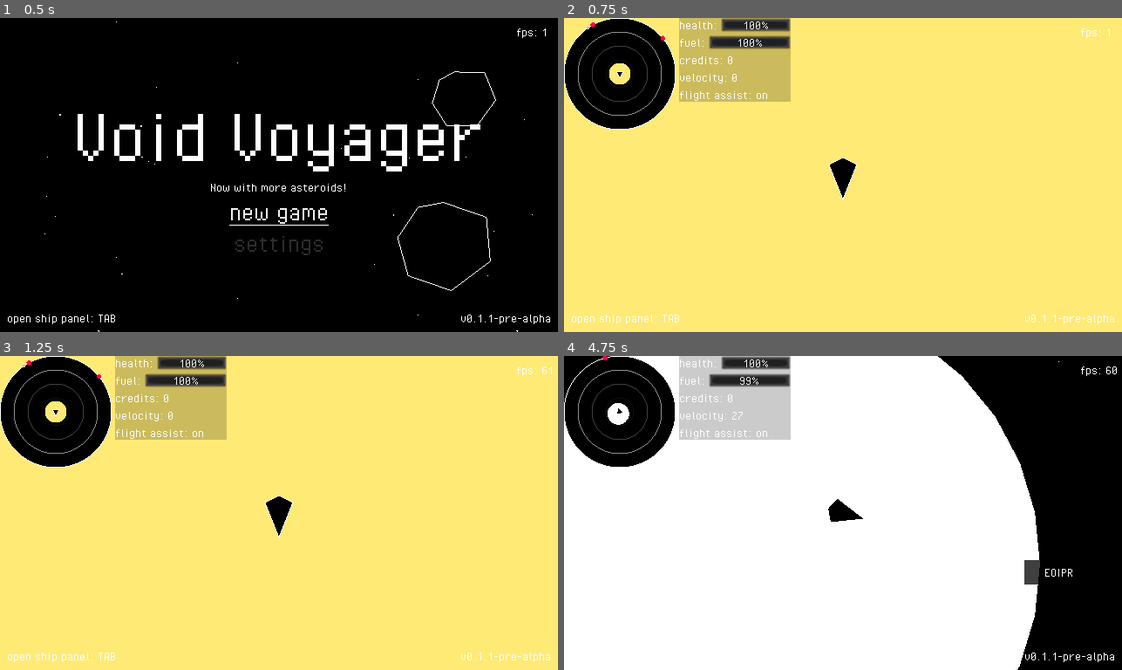
Above: before the commit, frames 1-4 (two rows, left to right).
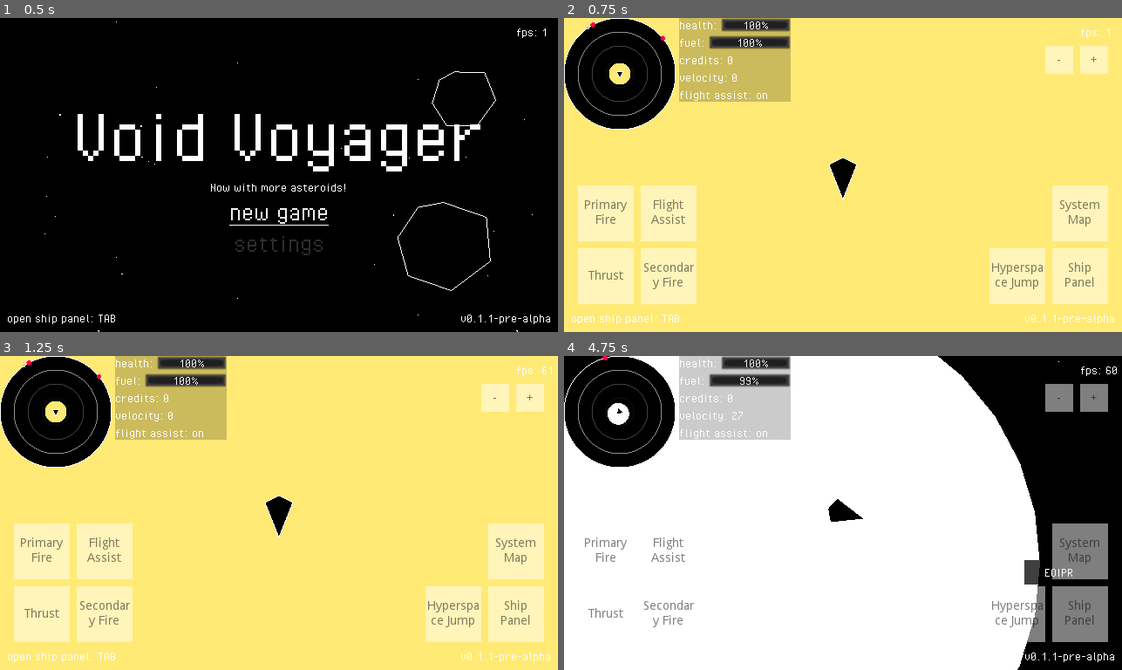
Above: after the commit, the same moments.

Repository: fossqueen/void-voyager-old
Game: Godot game, scene res://main.tscn
Two runs of this game, one before a commit and one after it. Both use one fixed random seed, a clock stepped at 60 frames per second and the inputs below.
Inputs (mouse positions are in pixels of both pictures, inside the frame that each line leads up to):
- Up to frame 1 (0.5 s): no input
- Up to frame 2 (0.75 s): click "new game" at 0.5 s
- Up to frame 3 (1.25 s): no input
- Up to frame 4 (4.75 s): tap Enter at 1.25 s; move the mouse to (843, 513) at 1.27 s; hold W (thrust) 1.28-2.03 s; tap Space (flight_assist) at 1.35, 2.75 s; tap J (hyperspace) at 1.55, 2.1 s; move the mouse to (731, 528) at 2.02 s; right-click (731, 528) at 2.3 s; move the mouse to (898, 443) at 2.77 s; hold W (thrust) 2.78-4.28 s; right-click (898, 443) at 2.85 s; tap Tab (ship_panel) at 3.05, 3.6 s; move the mouse to (815, 575) at 3.52 s; tap = (zoom_in) at 3.8 s; move the mouse to (1010, 560) at 4.27 s; hold = (zoom_in) from 4.28 s (still down); tap - (zoom_out) at 4.55 s

Frame 1 is identical in both runs. In frame 2, 13% of the frame differs, in the area x 2-98%, y 8-92%; in frame 3, 13%; in frame 4, 5.5%.

Commit message:
Testing touch controls

Diff:
--- a/player/player.tscn
+++ b/player/player.tscn
@@ -50,6 +50,18 @@
 [sub_resource type="Theme" id=5]
 default_font = SubResource( 4 )
 
+[sub_resource type="DynamicFont" id=7]
+font_data = ExtResource( 6 )
+
+[sub_resource type="Theme" id=8]
+default_font = SubResource( 7 )
+
+[sub_resource type="RectangleShape2D" id=6]
+extents = Vector2( 32, 32 )
+
+[sub_resource type="RectangleShape2D" id=9]
+extents = Vector2( 16, 16 )
+
 [node name="Player" type="RigidBody2D"]
 z_index = 2
 mass = 25000.0
@@ -95,7 +107,241 @@
 margin_left = 132.0
 margin_right = 260.0
 margin_bottom = 68.0
+mouse_filter = 2
 theme = SubResource( 5 )
+
+[node name="TouchButtons" type="Control" parent="UI"]
+margin_right = 40.0
+margin_bottom = 40.0
+theme = SubResource( 8 )
+
+[node name="TouchScreenButton" type="TouchScreenButton" parent="UI/TouchButtons"]
+position = Vector2( 48, 296 )
+shape = SubResource( 6 )
+shape_centered = false
+action = "thrust"
+visibility_mode = 1
+
+[node name="Polygon2D" type="Polygon2D" parent="UI/TouchButtons/TouchScreenButton"]
+modulate = Color( 1, 1, 1, 0.5 )
+position = Vector2( -32, -32 )
+polygon = PoolVector2Array( 0, 0, 64, 0, 64, 64, 0, 64 )
+
+[node name="Label" type="Label" parent="UI/TouchButtons/TouchScreenButton/Polygon2D"]
+anchor_left = 0.5
+anchor_top = 0.5
+anchor_right = 0.5
+anchor_bottom = 0.5
+margin_right = 64.0
+margin_bottom = 64.0
+custom_colors/font_color = Color( 0, 0, 0, 1 )
+text = "Thrust"
+align = 1
+valign = 1
+
+[node name="TouchScreenButton2" type="TouchScreenButton" parent="UI/TouchButtons"]
+position = Vector2( 48, 224 )
+shape = SubResource( 6 )
+shape_centered = false
+action = "primary_fire"
+visibility_mode = 1
+
+[node name="Polygon2D" type="Polygon2D" parent="UI/TouchButtons/TouchScreenButton2"]
+modulate = Color( 1, 1, 1, 0.5 )
+position = Vector2( -32, -32 )
+polygon = PoolVector2Array( 0, 0, 64, 0, 64, 64, 0, 64 )
+
+[node name="Label" type="Label" parent="UI/TouchButtons/TouchScreenButton2/Polygon2D"]
+anchor_left = 0.5
+anchor_top = 0.5
+anchor_right = 0.5
+anchor_bottom = 0.5
+margin_right = 64.0
+margin_bottom = 64.0
+custom_colors/font_color = Color( 0, 0, 0, 1 )
+text = "Primary Fire"
+align = 1
+valign = 1
+autowrap = true
+
+[node name="TouchScreenButton7" type="TouchScreenButton" parent="UI/TouchButtons"]
+position = Vector2( 120, 224 )
+shape = SubResource( 6 )
+shape_centered = false
+action = "flight_assist"
+visibility_mode = 1
+
+[node name="Polygon2D" type="Polygon2D" parent="UI/TouchButtons/TouchScreenButton7"]
+modulate = Color( 1, 1, 1, 0.5 )
+position = Vector2( -32, -32 )
+polygon = PoolVector2Array( 0, 0, 64, 0, 64, 64, 0, 64 )
+
+[node name="Label" type="Label" parent="UI/TouchButtons/TouchScreenButton7/Polygon2D"]
+anchor_left = 0.5
+anchor_top = 0.5
+anchor_right = 0.5
+anchor_bottom = 0.5
+margin_right = 64.0
+margin_bottom = 64.0
+custom_colors/font_color = Color( 0, 0, 0, 1 )
+text = "Flight Assist"
+align = 1
+valign = 1
+autowrap = true
+
+[node name="TouchScreenButton3" type="TouchScreenButton" parent="UI/TouchButtons"]
+position = Vector2( 120, 296 )
+shape = SubResource( 6 )
+shape_centered = false
+action = "secondary_fire"
+visibility_mode = 1
+
+[node name="Polygon2D" type="Polygon2D" parent="UI/TouchButtons/TouchScreenButton3"]
+modulate = Color( 1, 1, 1, 0.5 )
+position = Vector2( -32, -32 )
+polygon = PoolVector2Array( 0, 0, 64, 0, 64, 64, 0, 64 )
+
+[node name="Label" type="Label" parent="UI/TouchButtons/TouchScreenButton3/Polygon2D"]
+anchor_left = 0.5
+anchor_top = 0.5
+anchor_right = 0.5
+anchor_bottom = 0.5
+margin_right = 64.0
+margin_bottom = 64.0
+custom_colors/font_color = Color( 0, 0, 0, 1 )
+text = "Secondary Fire"
+align = 1
+valign = 1
+autowrap = true
+
+[node name="TouchScreenButton4" type="TouchScreenButton" parent="UI/TouchButtons"]
+position = Vector2( 592, 296 )
+shape = SubResource( 6 )
+shape_centered = false
+action = "ship_panel"
+visibility_mode = 1
+
+[node name="Polygon2D" type="Polygon2D" parent="UI/TouchButtons/TouchScreenButton4"]
+modulate = Color( 1, 1, 1, 0.5 )
+position = Vector2( -32, -32 )
+polygon = PoolVector2Array( 0, 0, 64, 0, 64, 64, 0, 64 )
+
+[node name="Label" type="Label" parent="UI/TouchButtons/TouchScreenButton4/Polygon2D"]
+anchor_left = 0.5
+anchor_top = 0.5
+anchor_right = 0.5
+anchor_bottom = 0.5
+margin_right = 64.0
+margin_bottom = 64.0
+custom_colors/font_color = Color( 0, 0, 0, 1 )
+text = "Ship Panel"
+align = 1
+valign = 1
+autowrap = true
+
+[node name="TouchScreenButton5" type="TouchScreenButton" parent="UI/TouchButtons"]
+position = Vector2( 592, 224 )
+shape = SubResource( 6 )
+shape_centered = false
+action = "toggle_system_map"
+visibility_mode = 1
+
+[node name="Polygon2D" type="Polygon2D" parent="UI/TouchButtons/TouchScreenButton5"]
+modulate = Color( 1, 1, 1, 0.5 )
+position = Vector2( -32, -32 )
+polygon = PoolVector2Array( 0, 0, 64, 0, 64, 64, 0, 64 )
+
+[node name="Label" type="Label" parent="UI/TouchButtons/TouchScreenButton5/Polygon2D"]
+anchor_left = 0.5
+anchor_top = 0.5
+anchor_right = 0.5
+anchor_bottom = 0.5
+margin_right = 64.0
+margin_bottom = 64.0
+custom_colors/font_color = Color( 0, 0, 0, 1 )
+text = "System Map"
+align = 1
+valign = 1
+autowrap = true
+
+[node name="TouchScreenButton6" type="TouchScreenButton" parent="UI/TouchButtons"]
+position = Vector2( 520, 296 )
+shape = SubResource( 6 )
+shape_centered = false
+action = "hyperspace"
+visibility_mode = 1
+
+[node name="Polygon2D" type="Polygon2D" parent="UI/TouchButtons/TouchScreenButton6"]
+modulate = Color( 1, 1, 1, 0.5 )
+position = Vector2( -32, -32 )
+polygon = PoolVector2Array( 0, 0, 64, 0, 64, 64, 0, 64 )
+
+[node name="Label" type="Label" parent="UI/TouchButtons/TouchScreenButton6/Polygon2D"]
+anchor_left = 0.5
+anchor_top = 0.5
+anchor_right = 0.5
+anchor_bottom = 0.5
+margin_right = 64.0
+margin_bottom = 64.0
+custom_colors/font_color = Color( 0, 0, 0, 1 )
+text = "Hyperspace Jump"
+align = 1
+valign = 1
+autowrap = true
+
+[node name="TouchScreenButton8" type="TouchScreenButton" parent="UI/TouchButtons"]
+position = Vector2( 608, 48 )
+shape = SubResource( 9 )
+shape_centered = false
+action = "zoom_in"
+visibility_mode = 1
+
+[node name="Polygon2D" type="Polygon2D" parent="UI/TouchButtons/TouchScreenButton8"]
+modulate = Color( 1, 1, 1, 0.5 )
+position = Vector2( -32, -32 )
+polygon = PoolVector2Array( 16, 16, 48, 16, 48, 48, 16, 48 )
+
+[node name="Label" type="Label" parent="UI/TouchButtons/TouchScreenButton8/Polygon2D"]
+anchor_left = 0.5
+anchor_top = 0.5
+anchor_right = 0.5
+anchor_bottom = 0.5
+margin_left = 16.0
+margin_top = 16.0
+margin_right = 48.0
+margin_bottom = 48.0
+custom_colors/font_color = Color( 0, 0, 0, 1 )
+text = "+"
+align = 1
+valign = 1
+autowrap = true
+
+[node name="TouchScreenButton9" type="TouchScreenButton" parent="UI/TouchButtons"]
+position = Vector2( 568, 48 )
+shape = SubResource( 9 )
+shape_centered = false
+action = "zoom_out"
+visibility_mode = 1
+
+[node name="Polygon2D" type="Polygon2D" parent="UI/TouchButtons/TouchScreenButton9"]
+modulate = Color( 1, 1, 1, 0.5 )
+position = Vector2( -32, -32 )
+polygon = PoolVector2Array( 16, 16, 48, 16, 48, 48, 16, 48 )
+
+[node name="Label" type="Label" parent="UI/TouchButtons/TouchScreenButton9/Polygon2D"]
+anchor_left = 0.5
+anchor_top = 0.5
+anchor_right = 0.5
+anchor_bottom = 0.5
+margin_left = 16.0
+margin_top = 16.0
+margin_right = 48.0
+margin_bottom = 48.0
+custom_colors/font_color = Color( 0, 0, 0, 1 )
+text = "-"
+align = 1
+valign = 1
+autowrap = true
 
 [connection signal="body_entered" from="." to="." method="_on_Player_body_entered"]
 [connection signal="body_entered" from="Scanner" to="." method="_on_Scanner_body_entered"]
Not shown: 1 places in player/player.tscn that only renumber resources
